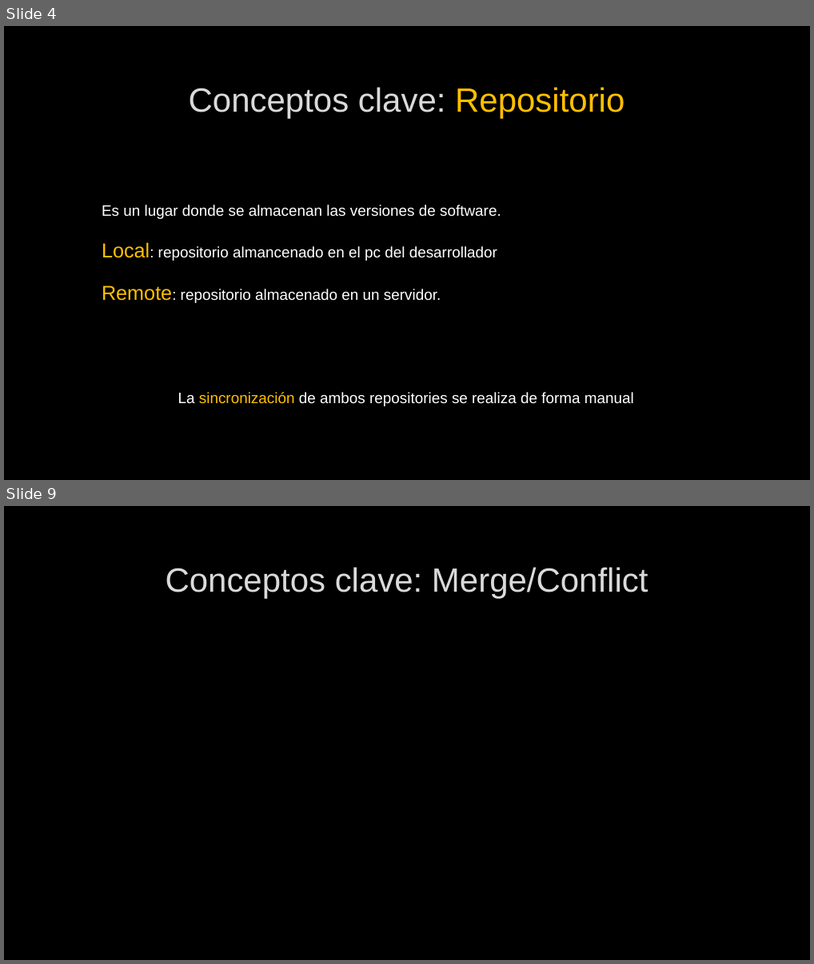
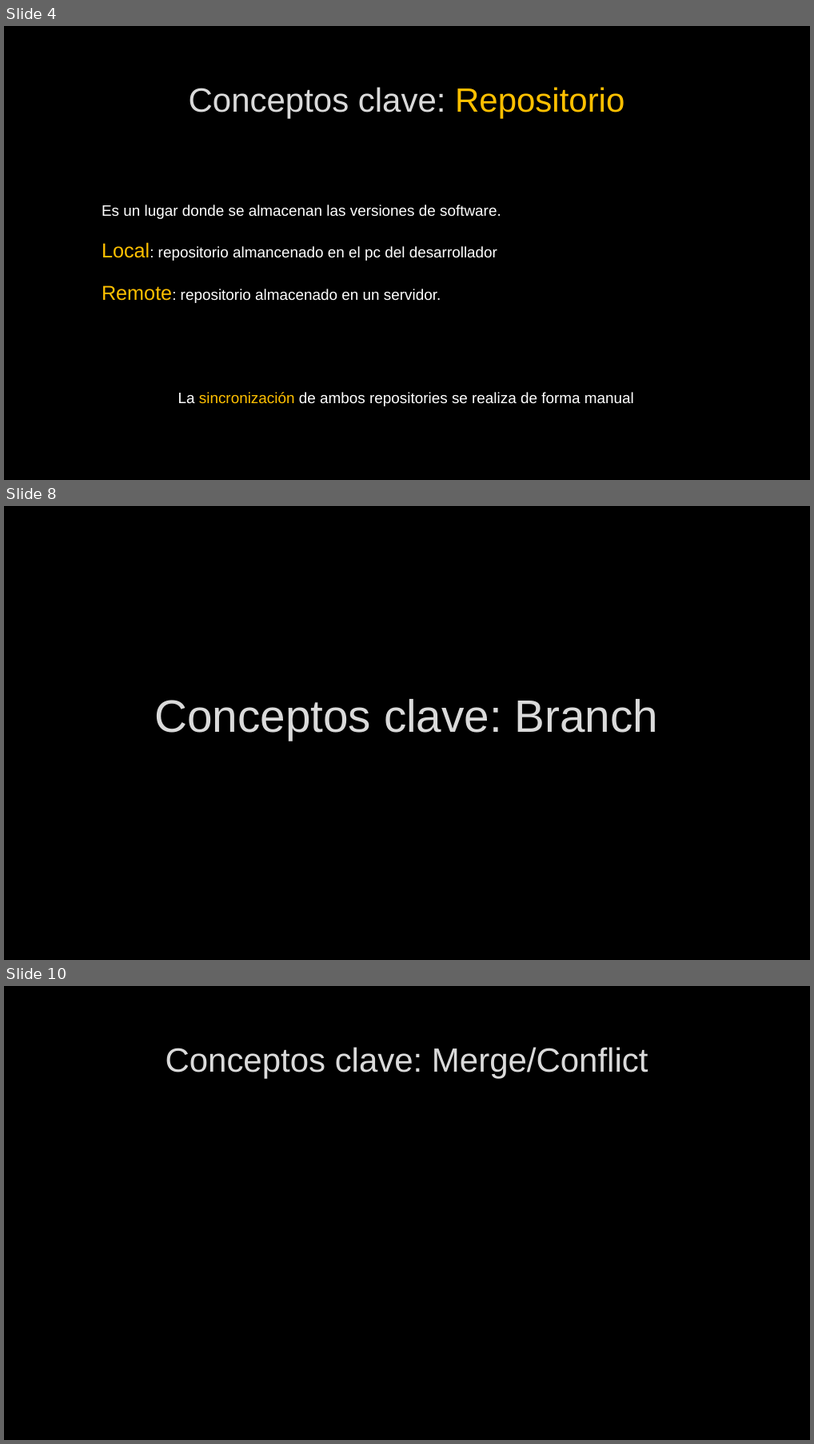
Before and after one commit to Shisah/GitGud2, a slide deck: Presentation/Git Gud 2.pptx. Shown one above the other, each under a label of ours: slides 4 and 9 before the commit, slides 4, 8 and 10 after it; the slides between them are not shown. The pictures are 814x964 and 814x1444 pixels, drawn with LibreOffice and Linux fonts; fonts in the diff are those of the drawing; background and template pictures are left out. Boxes give left, top, right and bottom in pixels: in the first picture for what was removed or moved away, otherwise in the second. Text is boxed around its words. In the diff, an @@ line names an element or a change of style, - is before the commit and + after.

Commit message:
Agregados conceptos hasta portada de branch

```diff
--- a/Presentation/Git Gud 2.pptx
+++ b/Presentation/Git Gud 2.pptx
@@ slide 8 added at [4, 506, 810, 960], background picture (left out) @@
@@ title added at [154, 699, 659, 740], 54 pt, text #DADADA @@
+Conceptos clave: Branch
@@ what was slide 9 is now slide 10 @@
```
Also in this commit, not shown: 4 slides changed.
